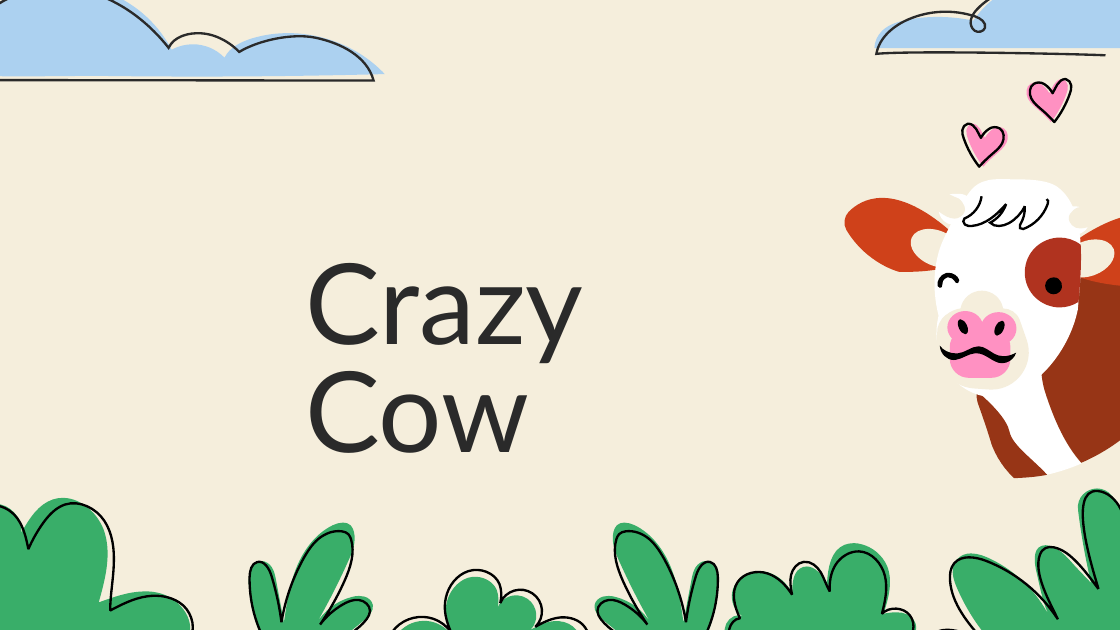
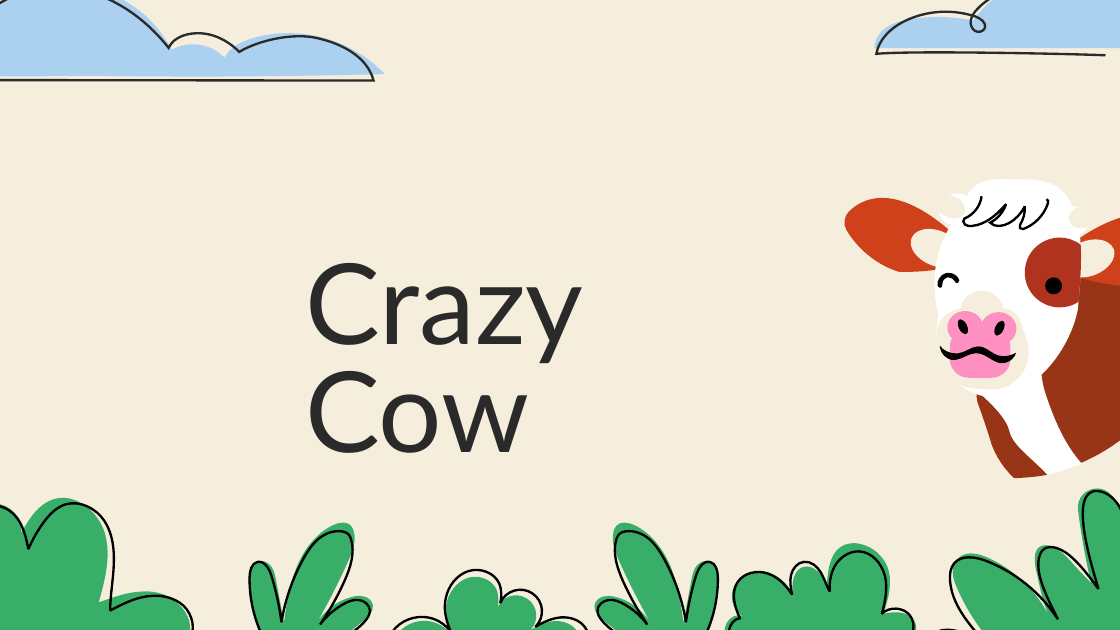
Before and after one commit to codingburgas/2223-educational-traveling-crazycow, a slide deck: slide 1 of Documentation/Presentation - CrazyCow.pptx. Drawn at 1120x630 pixels with LibreOffice and Linux fonts; fonts in the diff are those of the drawing. Boxes give left, top, right and bottom in pixels: in the first picture for what was removed or moved away, otherwise in the second. Text is boxed around its words. In the diff, an @@ line names an element or a change of style, - is before the commit and + after.

```diff
--- a/Documentation/Presentation - CrazyCow.pptx
+++ b/Documentation/Presentation - CrazyCow.pptx
@@ freeform shape removed at (1026, 80, 1068, 122) @@
@@ freeform shape removed at (1029, 80, 1072, 122) @@
@@ freeform shape removed at (962, 123, 1005, 166) @@
@@ freeform shape removed at (967, 123, 1009, 166) @@
```
Also in this commit, not shown: 4 other slides changed, 1 other file.
